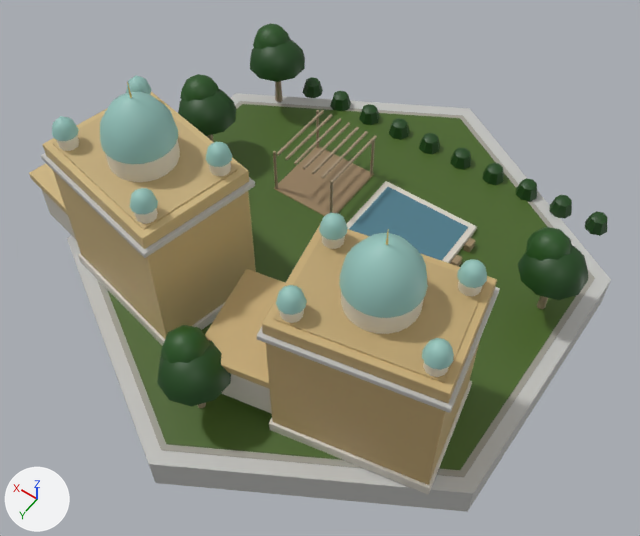
Two versions of the glTF model native/godot/assets/art/blender/luxuryVillas_arab.glb, one commit apart.
One viewpoint serves both versions: a 50 mm lens placed at (-14.0, 20.7, 31.4), pointed at (-0.9, 2.3, 2.5). The lights are fixed; the arrows at lower left show +X, +Y and +Z. The picture after the commit comes second. Vertices at exactly the same position are counted once.

The older version as bpy lines, for what is in view:
```python
me_cladding = bpy.data.meshes.new('cladding')
me_cladding.from_pydata(...)  # 48 vertices, 88 faces; spans x -2.88..11.89, y 1.91..8.68, z 0.7..3.0
me_cladding.materials.append(mat_cladding)
me_leaf = bpy.data.meshes.new('leaf')
me_leaf.from_pydata(...)  # 434 vertices, 680 faces; spans x -10.2..10.2, y -9.2..10.6, z 0.1..4.4
me_leaf.materials.append(mat_leaf)
me_pavers = bpy.data.meshes.new('pavers')
me_pavers.from_pydata(...)  # 12 vertices, 20 faces; spans x -10.0..10.0, y -11.6..11.6, z 0.1
me_pavers.materials.append(mat_pavers)
me_turf = bpy.data.meshes.new('turf')
me_turf.from_pydata(...)  # 12 vertices, 20 faces; spans x -9.8..9.8, y -11.3..11.3, z 0.1..0.2
me_turf.materials.append(mat_turf)
me_wall_concrete = bpy.data.meshes.new('wall_concrete')
me_wall_concrete.from_pydata(...)  # 556 vertices, 980 faces; spans x -10.7..10.7, y -12.3..12.3, z -1.6..6.8
me_wall_concrete.materials.append(mat_wall_concrete)
ob_cladding = bpy.data.objects.new('cladding', me_cladding)
ob_cladding.location = (0.0, 0.0, 0.0)
ob_leaf = bpy.data.objects.new('leaf', me_leaf)
ob_leaf.location = (0.0, 0.0, 0.0)
ob_pavers = bpy.data.objects.new('pavers', me_pavers)
ob_pavers.location = (0.0, 0.0, 0.0)
ob_turf = bpy.data.objects.new('turf', me_turf)
ob_turf.location = (0.0, 0.0, 0.0)
ob_wall_concrete = bpy.data.objects.new('wall_concrete', me_wall_concrete)
ob_wall_concrete.location = (0.0, 0.0, 0.0)
# also in view: 'copper' at (-0.1, 5.2, 9.2); 'wood' at (0.0, 1.1, 1.6); 'glass' at (-0.1, -0.6, 3.2); 'plaster' at (1.4, 5.3, 4.6); 'stone' at (-0.1, 1.6, 1.6)
```
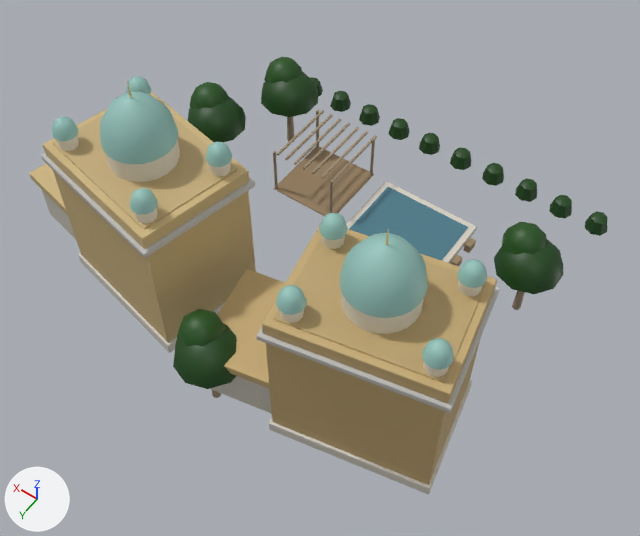
The change in detail:
me_leaf is used by ob_leaf; location (0.0, 0.0, 0.0).
me_leaf had 434 vertices, 680 faces and spanned x -10.2..10.2, y -9.2..10.6, z 0.1..4.4.
me_leaf now has 434 vertices, 680 faces and spans x -9.4..9.5, y -9.2..9.7, z 0.1..4.4.
me_leaf part 1: the loose piece of 41 vertices spanning x -10.2..-7.4, y -4.4..-1.6, z 2.6..3.9 is moved by (0.9, 0.3, 0.0).
me_leaf part 2: the loose piece of 25 vertices spanning x -9.3..-7.4, y -4.2..-2.3, z 3.4..4.4 is moved by (0.9, 0.3, 0.0).
me_leaf part 3: the loose piece of 41 vertices spanning x 7.4..10.2, y -3.4..-0.6, z 2.6..3.9 is moved by (-0.7, 0.2, 0.0).
me_leaf part 4: the loose piece of 25 vertices spanning x 8.3..10.2, y -3.2..-1.3, z 3.4..4.4 is moved by (-0.7, 0.2, 0.0).
me_leaf part 5: the loose piece of 41 vertices spanning x 7.0..9.8, y -8.4..-5.6, z 2.6..3.9 is moved by (-2.0, 1.7, 0.0).
me_leaf part 6: the loose piece of 25 vertices spanning x 7.9..9.8, y -8.2..-6.3, z 3.4..4.4 is moved by (-2.0, 1.7, 0.0).
me_leaf part 7: the loose piece of 41 vertices spanning x -1.4..1.4, y 7.8..10.6, z 2.6..3.9 is moved by (0.0, -0.9, 0.0).
me_leaf part 8: the loose piece of 25 vertices spanning x -0.5..1.4, y 8.0..9.9, z 3.4..4.4 is moved by (0.0, -0.9, 0.0).
me_wall_concrete is used by ob_wall_concrete; location (0.0, 0.0, 0.0).
me_wall_concrete had 556 vertices, 980 faces and spanned x -10.7..10.7, y -12.3..12.3, z -1.6..6.8.
me_wall_concrete now has 544 vertices, 960 faces and spans x -9.4..9.2, y 1.8..8.6, z 0.1..6.8.
me_wall_concrete part 9: the loose piece of 12 vertices spanning x -10.7..10.7, y -12.3..12.3, z -1.6..0.1 is deleted.
Object 'pavers' (ob_pavers) is deleted.
Object 'turf' (ob_turf) is deleted.

Pixel boxes (x1, y1, x2, y2) of what changed, in the pictures (640 x 536 px; the box of a moved part takes in the faces that stretch with it):
'turf', deleted (green)
    before: (108, 104, 576, 470)
'wall_concrete', reshaped (mostly hidden afterwards)
    before: (41, 93, 611, 512)
    after: (41, 153, 500, 413)
'leaf', reshaped (14% shorter)
    before: (157, 23, 608, 407)
    after: (173, 57, 608, 389)
'pavers', deleted
    before: (96, 101, 595, 477)
part 1 of me_leaf, moved or reshaped
    before: (518, 244, 588, 300)
    after: (494, 238, 563, 294)
part 2 of me_leaf, moved or reshaped
    before: (526, 227, 571, 260)
    after: (501, 222, 546, 255)
part 3 of me_leaf, moved or reshaped
    before: (178, 89, 236, 136)
    after: (188, 97, 246, 143)
part 4 of me_leaf, moved or reshaped
    before: (180, 74, 220, 102)
    after: (190, 82, 229, 109)
part 5 of me_leaf, moved or reshaped
    before: (250, 39, 305, 82)
    after: (261, 72, 318, 117)
part 6 of me_leaf, moved or reshaped
    before: (253, 23, 290, 49)
    after: (264, 57, 303, 83)
part 7 of me_leaf, moved or reshaped
    before: (157, 340, 231, 407)
    after: (173, 324, 237, 389)
part 8 of me_leaf, moved or reshaped
    before: (161, 325, 211, 363)
    after: (177, 309, 226, 347)
part 9 of me_wall_concrete, deleted
    before: (67, 93, 611, 512)
